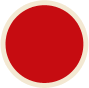
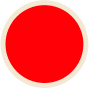
Before/after of a 89px x 88px layered artwork. What changed in the layer stack:
pixels changed over <box>5,5,84,83</box> (layer not identified)
